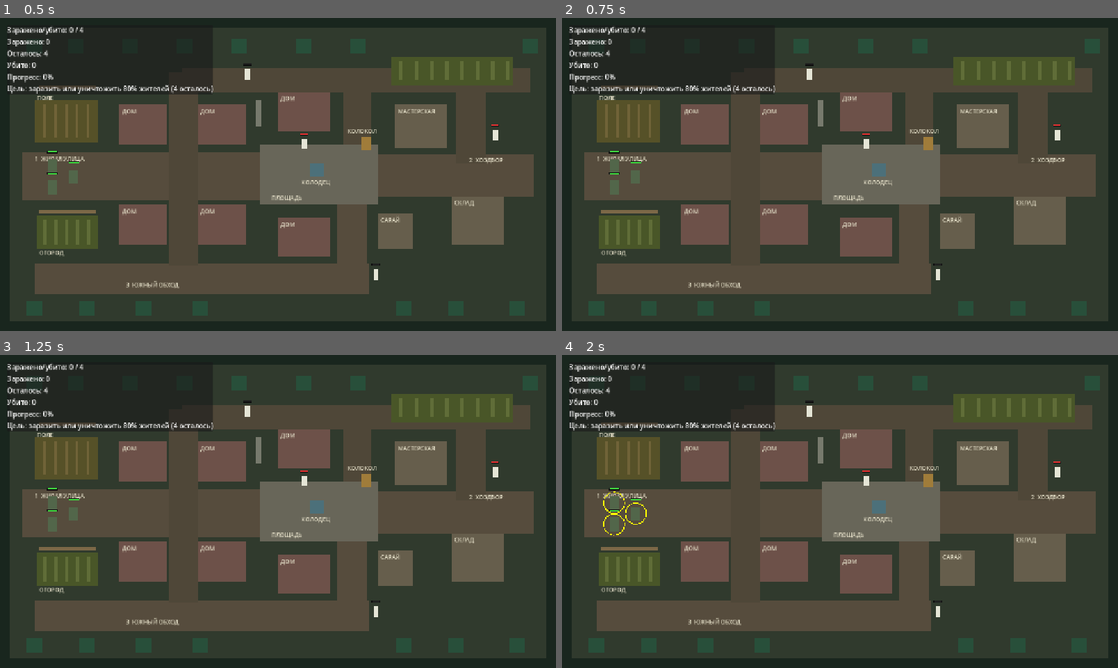
Above: before the commit, frames 1-4 (two rows, left to right).
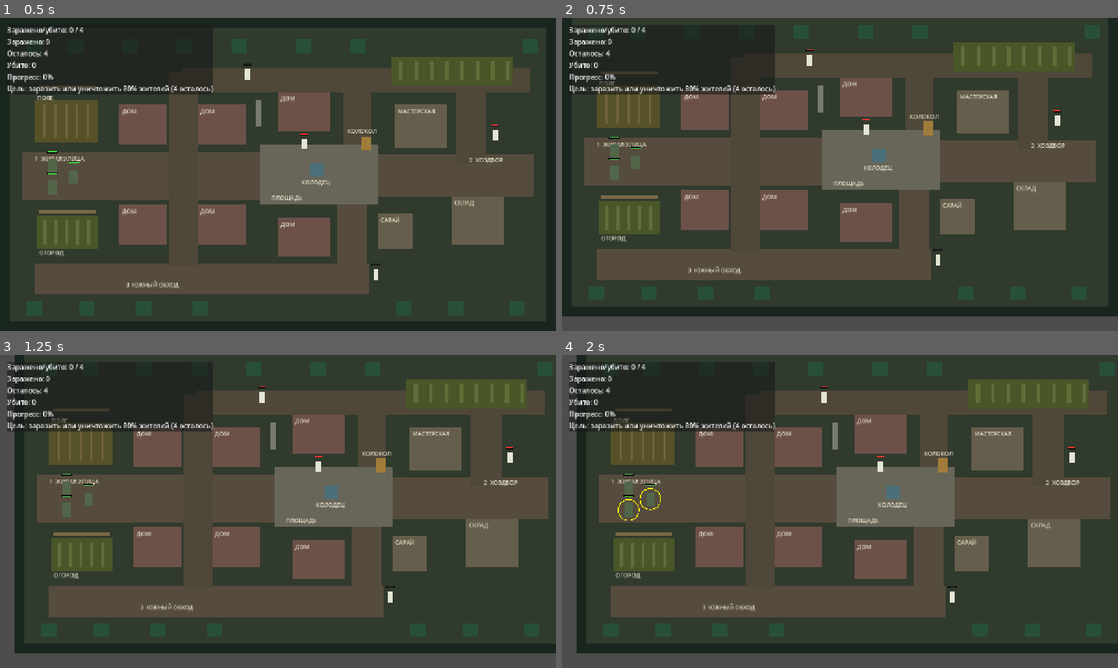
Above: after the commit, the same moments.

Repository: tivel47-ai/i-m-a-monster
Game: Godot game, scene res://scenes/main.tscn
Two runs of this game, one before a commit and one after it. Both use one fixed random seed, a clock stepped at 60 frames per second and the inputs below.
Inputs (mouse positions are in pixels of both pictures, inside the frame that each line leads up to):
- Up to frame 1 (0.5 s): no input
- Up to frame 2 (0.75 s): tap Enter at 0.5 s; move the mouse to (962, 158) at 0.52 s; tap S (camera_down, bound only after the commit) at 0.6 s; click (962, 158) at 0.67 s
- Up to frame 3 (1.25 s): tap A (camera_left, bound only after the commit) at 0.8 s
- Up to frame 4 (2 s): tap Space at 1.25 s; drag from (728, 527) to (612, 502) at 1.27 s

Frame 1 is identical in both runs. In frame 2, 29% of the frame differs, in the area x 0-100%, y 2-100%; in frame 3, 40%; in frame 4, 40%, in the area x 0-100%, y 0-100%.

Commit message:
Add basic WASD camera movement and validation

Diff:
--- a/project.godot
+++ b/project.godot
@@ -22,6 +22,25 @@
 window/stretch/mode="canvas_items"
 window/stretch/aspect="expand"
 
+[input]
+
+camera_up={
+"deadzone": 0.2,
+"events": [Object(InputEventKey,"physical_keycode":87)]
+}
+camera_left={
+"deadzone": 0.2,
+"events": [Object(InputEventKey,"physical_keycode":65)]
+}
+camera_down={
+"deadzone": 0.2,
+"events": [Object(InputEventKey,"physical_keycode":83)]
+}
+camera_right={
+"deadzone": 0.2,
+"events": [Object(InputEventKey,"physical_keycode":68)]
+}
+
 [physics]
 
 3d/physics_engine="Jolt Physics"
--- a/scenes/test_map.tscn
+++ b/scenes/test_map.tscn
@@ -4,6 +4,7 @@
 [ext_resource type="Script" path="res://scripts/test_map.gd" id="1_map"]
 [ext_resource type="PackedScene" path="res://scenes/villager.tscn" id="2_villager"]
 [ext_resource type="NavigationPolygon" path="res://scenes/village_navigation.tres" id="4_navigation"]
+[ext_resource type="Script" path="res://scripts/camera_controller.gd" id="5_camera"]
 [sub_resource type="RectangleShape2D" id="Shape_HouseNW"]
 size = Vector2(110, 90)
 
@@ -114,6 +115,10 @@
 [node name="test_map" type="Node2D"]
 script = ExtResource("1_map")
 
+[node name="Camera2D" type="Camera2D" parent="."]
+anchor_mode = 0
+script = ExtResource("5_camera")
+
 [node name="Ground" type="Polygon2D" parent="."]
 color = Color(0.19, 0.23, 0.18, 1)
 polygon = PackedVector2Array(0, 0, 1280, 0, 1280, 720, 0, 720)
--- /dev/null
+++ b/scripts/camera_controller.gd
@@ -0,0 +1,8 @@
+extends Camera2D
+
+@export var move_speed: float = 500.0
+
+
+func _process(delta: float) -> void:
+	var direction := Input.get_vector("camera_left", "camera_right", "camera_up", "camera_down")
+	global_position += direction * move_speed * delta
--- /dev/null
+++ b/tests/camera_validation.gd
@@ -0,0 +1,155 @@
+# Godot --headless --path . --script tests/camera_validation.gd --fixed-fps 60
+extends SceneTree
+
+var failures := 0
+var map: Node2D
+var camera: Camera2D
+
+
+func _initialize() -> void:
+	call_deferred("run")
+
+
+func check(condition: bool, message: String) -> void:
+	if condition:
+		print("PASS: ", message)
+	else:
+		failures += 1
+		push_error(message)
+
+
+func frames(count: int) -> void:
+	for index in range(count):
+		await physics_frame
+		await process_frame
+
+
+func key(code: Key, pressed: bool) -> void:
+	var event := InputEventKey.new()
+	event.physical_keycode = code
+	event.pressed = pressed
+	Input.parse_input_event(event)
+	Input.flush_buffered_events()
+
+
+func mouse(button: MouseButton, pressed: bool, position: Vector2, shift := false) -> void:
+	var event := InputEventMouseButton.new()
+	event.button_index = button
+	event.pressed = pressed
+	event.position = position
+	event.shift_pressed = shift
+	Input.parse_input_event(event)
+	Input.flush_buffered_events()
+
+
+func screen(world: Vector2) -> Vector2:
+	return root.get_canvas_transform() * world
+
+
+func run() -> void:
+	root.size = Vector2i(1280, 720)
+	var main := (load("res://scenes/main.tscn") as PackedScene).instantiate()
+	root.add_child(main)
+	map = main.get_node("test_map")
+	camera = map.get_node("Camera2D")
+	await frames(5)
+	check(camera.is_current(), "Gameplay camera is active")
+	check(root.canvas_transform.is_equal_approx(Transform2D.IDENTITY), "Initial view preserves original coordinates")
+	camera.set_process(false)
+	var codes := [KEY_W, KEY_A, KEY_S, KEY_D]
+	var actions := ["camera_up", "camera_left", "camera_down", "camera_right"]
+	var directions := [Vector2.UP, Vector2.LEFT, Vector2.DOWN, Vector2.RIGHT]
+	for index in range(codes.size()):
+		check(InputMap.has_action(actions[index]), "Input action exists: " + actions[index])
+		camera.position = Vector2.ZERO
+		key(codes[index], true)
+		camera._process(0.2)
+		camera._process(0.3)
+		check(camera.position.is_equal_approx(directions[index] * 250.0), "Held physical key moves continuously: " + actions[index])
+		key(codes[index], false)
+		var stopped := camera.position
+		camera._process(1.0)
+		check(camera.position.is_equal_approx(stopped), "Release stops immediately: " + actions[index])
+
+	camera.position = Vector2.ZERO
+	key(KEY_W, true)
+	key(KEY_D, true)
+	camera._process(1.0)
+	check(camera.position.is_equal_approx(Vector2(1, -1).normalized() * 500.0), "Diagonal has cardinal speed")
+	key(KEY_D, false)
+	key(KEY_S, true)
+	var stopped := camera.position
+	camera._process(1.0)
+	check(camera.position.is_equal_approx(stopped), "W + S cancel")
+	key(KEY_A, true)
+	key(KEY_D, true)
+	camera._process(1.0)
+	check(camera.position.is_equal_approx(stopped), "All opposing keys cancel")
+	key(KEY_W, false)
+	key(KEY_S, false)
+	camera._process(1.0)
+	check(camera.position.is_equal_approx(stopped), "A + D cancel")
+	key(KEY_A, false)
+	key(KEY_D, false)
+	for scale in [0.5, 1.0, 2.0]:
+		camera.zoom = Vector2.ONE * scale
+		camera.position = Vector2.ZERO
+		key(KEY_D, true)
+		camera._process(1.0)
+		key(KEY_D, false)
+		check(camera.position.is_equal_approx(Vector2(500, 0)), "World speed independent of test zoom: " + str(scale))
+	camera.zoom = Vector2.ONE
+	camera.position = Vector2.ZERO
+	camera.set_process(true)
+	key(KEY_D, true)
+	await frames(5)
+	key(KEY_D, false)
+	check(camera.position.x > 0.0, "Frame processing moves camera without selected units")
+	camera.set_process(false)
+
+	# Keep units still so input compatibility assertions do not depend on AI timing.
+	var units := get_nodes_in_group("player_units")
+	for unit in units + map.villagers:
+		unit.set_physics_process(false)
+	for index in range(units.size()):
+		units[index].position = Vector2(130 + index * 60, 360)
+	await frames(3)
+	camera.position = Vector2(70, 40)
+	camera.force_update_scroll()
+	var click := screen(units[0].global_position)
+	mouse(MOUSE_BUTTON_LEFT, true, click)
+	mouse(MOUSE_BUTTON_LEFT, false, click)
+	# Simulate the camera advancing before deferred selection executes.
+	camera.position += Vector2(10, 0)
+	camera.force_update_scroll()
+	await frames(2)
+	check(units[0].is_selected and not units[1].is_selected, "LMB selects correct zombie using release-time transform")
+	var destination := Vector2(240, 350)
+	mouse(MOUSE_BUTTON_RIGHT, true, screen(destination))
+	mouse(MOUSE_BUTTON_RIGHT, false, screen(destination))
+	check(units[0].target_position.is_equal_approx(destination) and units[0].has_player_order, "RMB uses world destination after pan")
+
+	var start := screen(Vector2(100, 330))
+	mouse(MOUSE_BUTTON_LEFT, true, start)
+	key(KEY_D, true)
+	camera._process(0.02)
+	key(KEY_D, false)
+	camera.force_update_scroll()
+	var end := screen(Vector2(215, 390))
+	var motion := InputEventMouseMotion.new()
+	motion.position = end
+	Input.parse_input_event(motion)
+	Input.flush_buffered_events()
+	check(map.selection_rect.visible and map.selection_rect.position.is_equal_approx(start), "Marquee stays anchored to screen during camera movement")
+	mouse(MOUSE_BUTTON_LEFT, false, end)
+	await frames(2)
+	check(units[0].is_selected and units[1].is_selected and not units[2].is_selected, "Marquee selects release-time visible world region after pan during drag")
+	check(not map.selection_rect.visible, "Marquee hides on release")
+
+	mouse(MOUSE_BUTTON_RIGHT, true, screen(Vector2(400, 360)), true)
+	mouse(MOUSE_BUTTON_RIGHT, false, screen(Vector2(400, 360)), true)
+	check(units[0].has_player_order and units[1].has_player_order and not units[0].target_position.is_equal_approx(units[1].target_position), "Shift + RMB assigns distinct group destinations after pan")
+	main.queue_free()
+	await frames(2)
+	print("Camera validation failures: ", failures)
+	quit(1 if failures else 0)
Not shown, added: scripts/camera_controller.gd.uid
Not shown, added: tests/camera_validation.gd.uid
Not shown, changed: docs/game_design.md
Not shown, changed: docs/technical_design.md
Not shown, changed: docs/village_graybox.md
